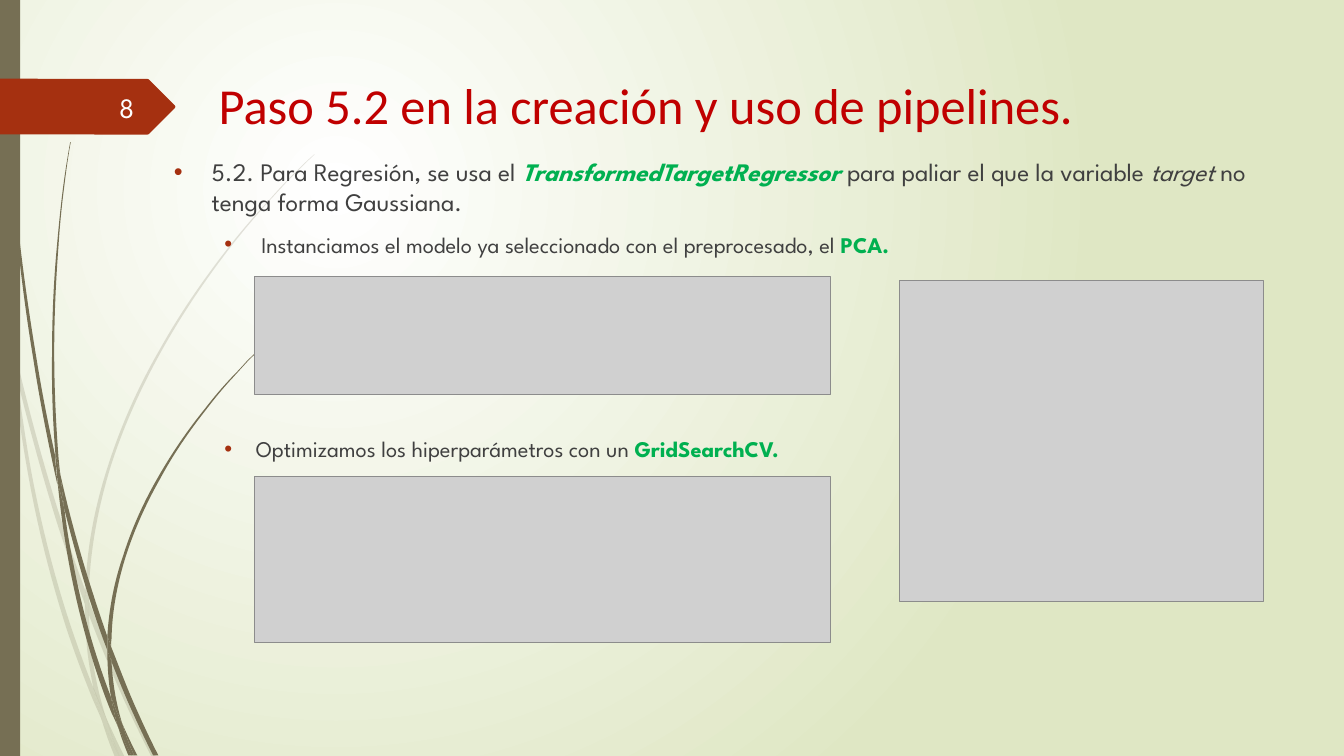
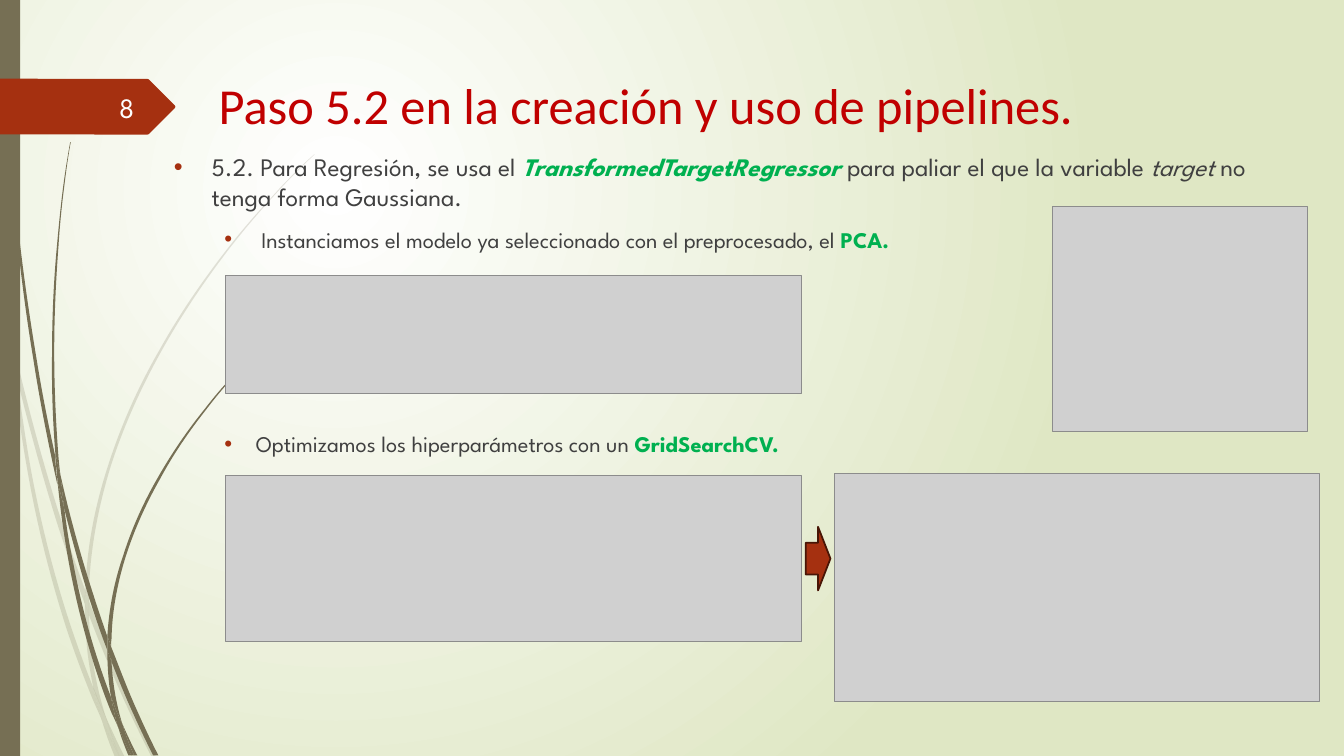
Before and after one commit to somm14/Pipelines_practica, a slide deck: slide 8 of Presentación_PIPELINES.pptx. Drawn at 1344x756 pixels with LibreOffice and Linux fonts; fonts in the diff are those of the drawing; grey boxes stand for pictures. Boxes give left, top, right and bottom in pixels: in the first picture for what was removed or moved away, otherwise in the second. Text is boxed around its words. In the diff, an @@ line names an element or a change of style, - is before the commit and + after.

```diff
--- a/Presentación_PIPELINES.pptx
+++ b/Presentación_PIPELINES.pptx
@@ text "5.2. Para Regresión, se usa ...": place and size @@
-text "5.2. Para Regresión, se usa ..." at bbox=[212, 163, 1245, 462]
+text "5.2. Para Regresión, se usa ..." at bbox=[212, 158, 1245, 457]
@@ picture: place and size @@
-picture at bbox=[899, 281, 1263, 602]
+picture at bbox=[1053, 207, 1308, 432]
@@ picture: place and size @@
-picture at bbox=[255, 276, 831, 394]
+picture at bbox=[226, 275, 802, 393]
@@ picture: place and size @@
-picture at bbox=[255, 477, 831, 643]
+picture at bbox=[226, 476, 802, 642]
@@ picture added at bbox=[835, 473, 1321, 702] @@
@@ down arrow added at bbox=[806, 527, 831, 591], fill #A53010, outline #481507 1.25 pt @@
```
Also in this commit, not shown: 2 other slides changed, 2 other files.
